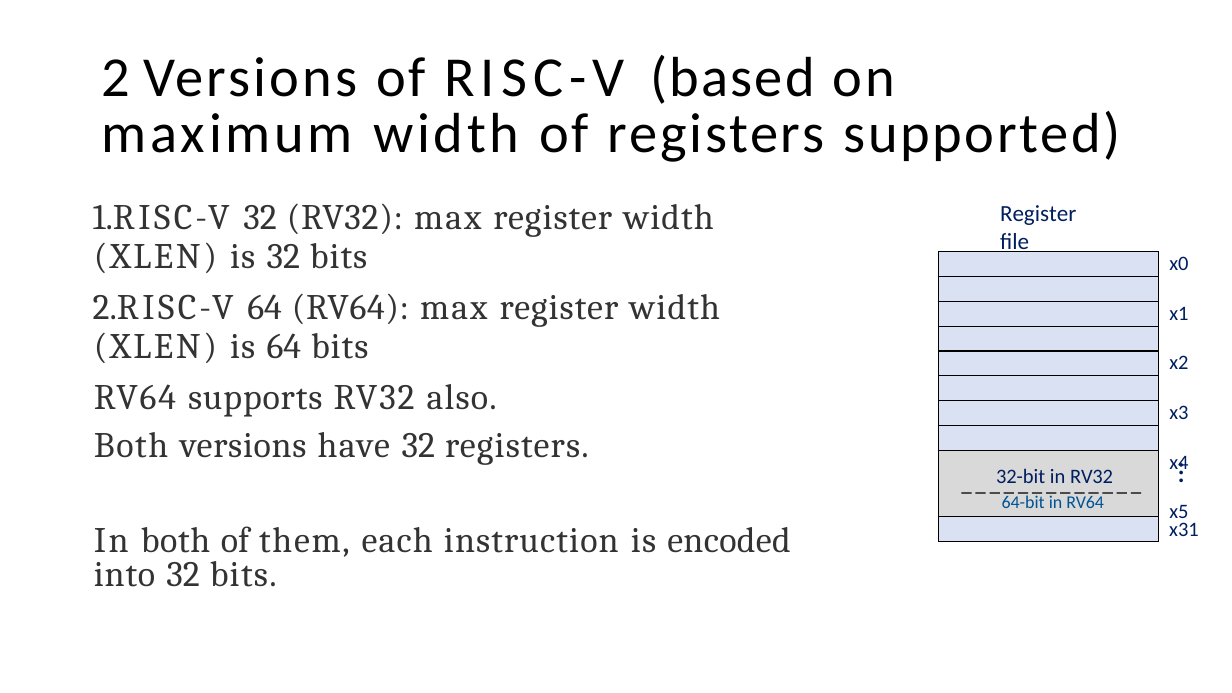
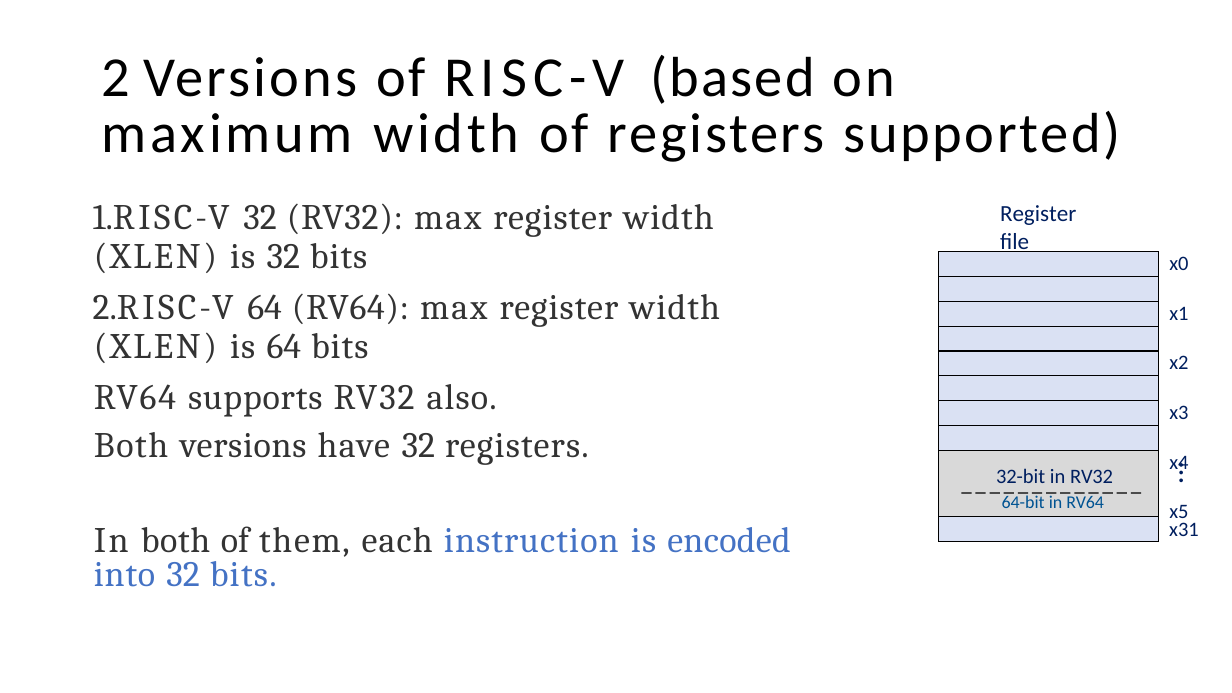
Before and after one commit to PG-DESD/CDAC_Sharing_Data, a slide deck: slide 18 of Microprocessor/TheoryLectures/RISC-V_Theory.pptx. Drawn at 1232x693 pixels with LibreOffice and Linux fonts; fonts in the diff are those of the drawing; background and template pictures are left out. Boxes give left, top, right and bottom in pixels: in the first picture for what was removed or moved away, otherwise in the second. Text is boxed around its words. In the diff, an @@ line names an element or a change of style, - is before the commit and + after.

```diff
--- a/Microprocessor/TheoryLectures/RISC-V_Theory.pptx
+++ b/Microprocessor/TheoryLectures/RISC-V_Theory.pptx
@@ text "In both of them, each ..." at bbox=[94, 526, 791, 587]: text colour #333333 to #4472C4 in "instruction is encoded into 32 bits." @@
```
Also in this commit, not shown: 12 other slides changed.
